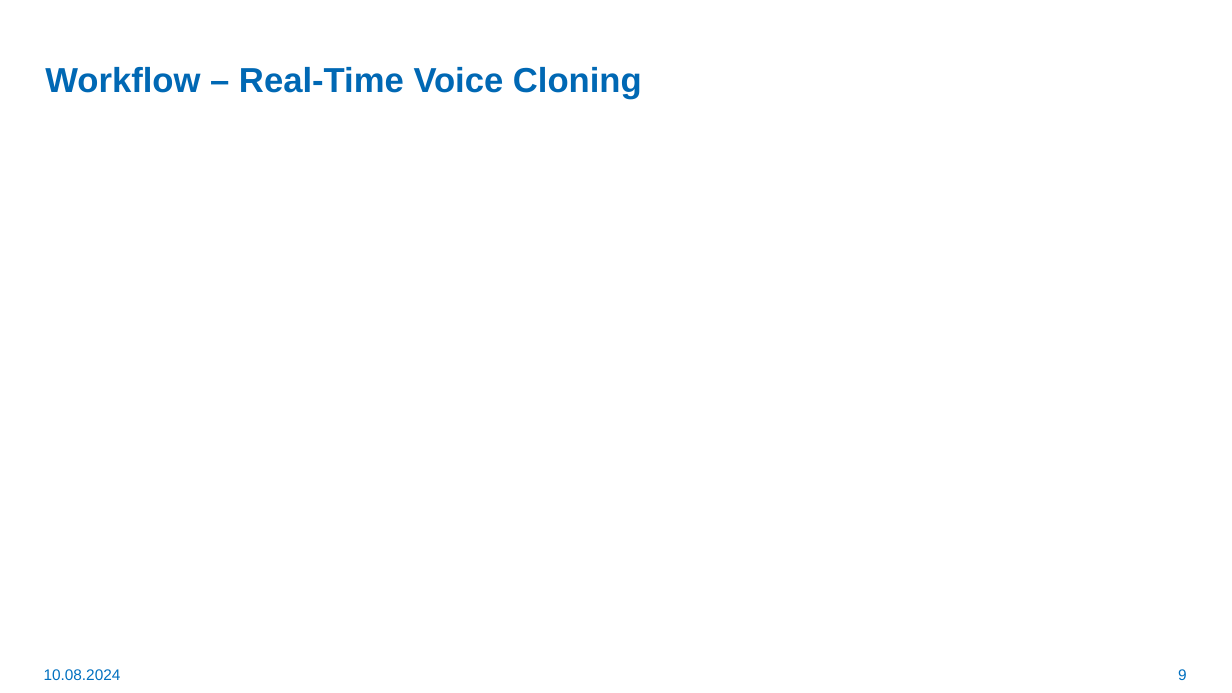
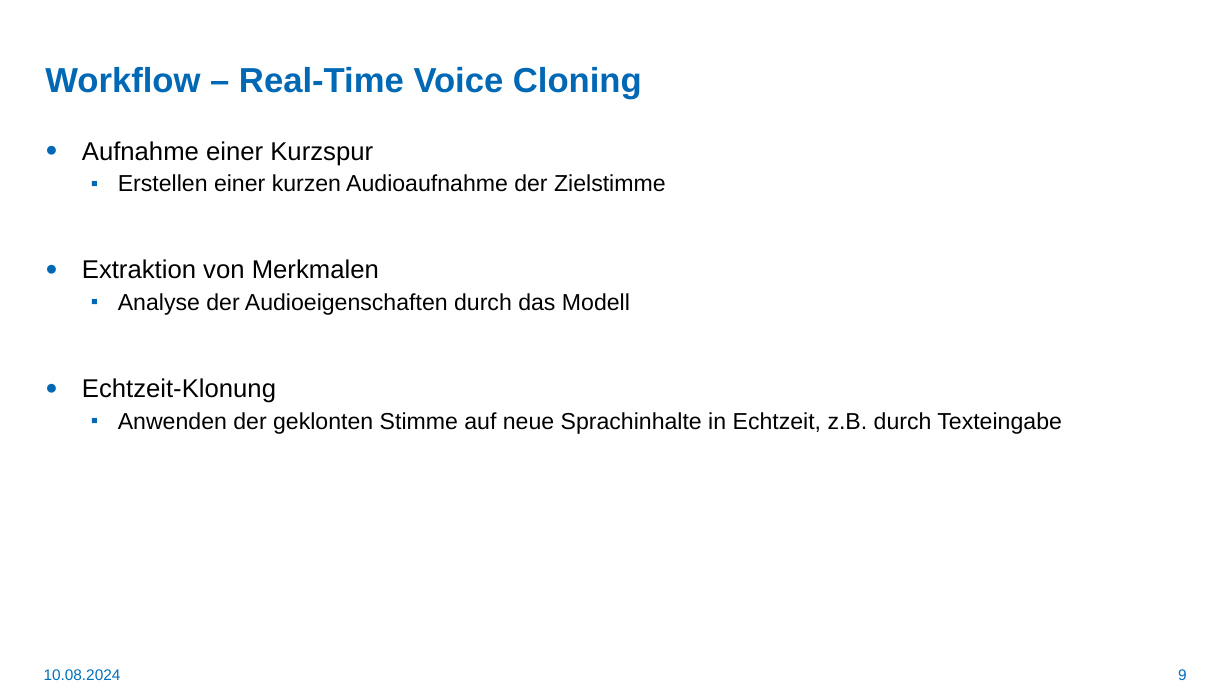
Before and after one commit to LetsDrinkSomeTea/ProjektArbeit, a slide deck: slide 9 of Praesentationen/Audio-Deepfakes.pptx. Drawn at 1232x693 pixels with LibreOffice and Linux fonts; fonts in the diff are those of the drawing; background and template pictures are left out. Boxes give left, top, right and bottom in pixels: in the first picture for what was removed or moved away, otherwise in the second. Text is boxed around its words. In the diff, an @@ line names an element or a change of style, - is before the commit and + after.

```diff
--- a/Praesentationen/Audio-Deepfakes.pptx
+++ b/Praesentationen/Audio-Deepfakes.pptx
@@ text added at (x1=82, y1=141, x2=1061, y2=434), 18 pt, text #000000 @@
+● Aufnahme einer Kurzspur
+  ▪ Erstellen einer kurzen Audioaufnahme der Zielstimme
+● Extraktion von Merkmalen
+  ▪ Analyse der Audioeigenschaften durch das Modell
+● Echtzeit-Klonung
+  ▪ Anwenden der geklonten Stimme auf neue Sprachinhalte in Echtzeit, z.B. durch Texteingabe
```
Also in this commit, not shown: 7 other slides changed, 1 slide added.
